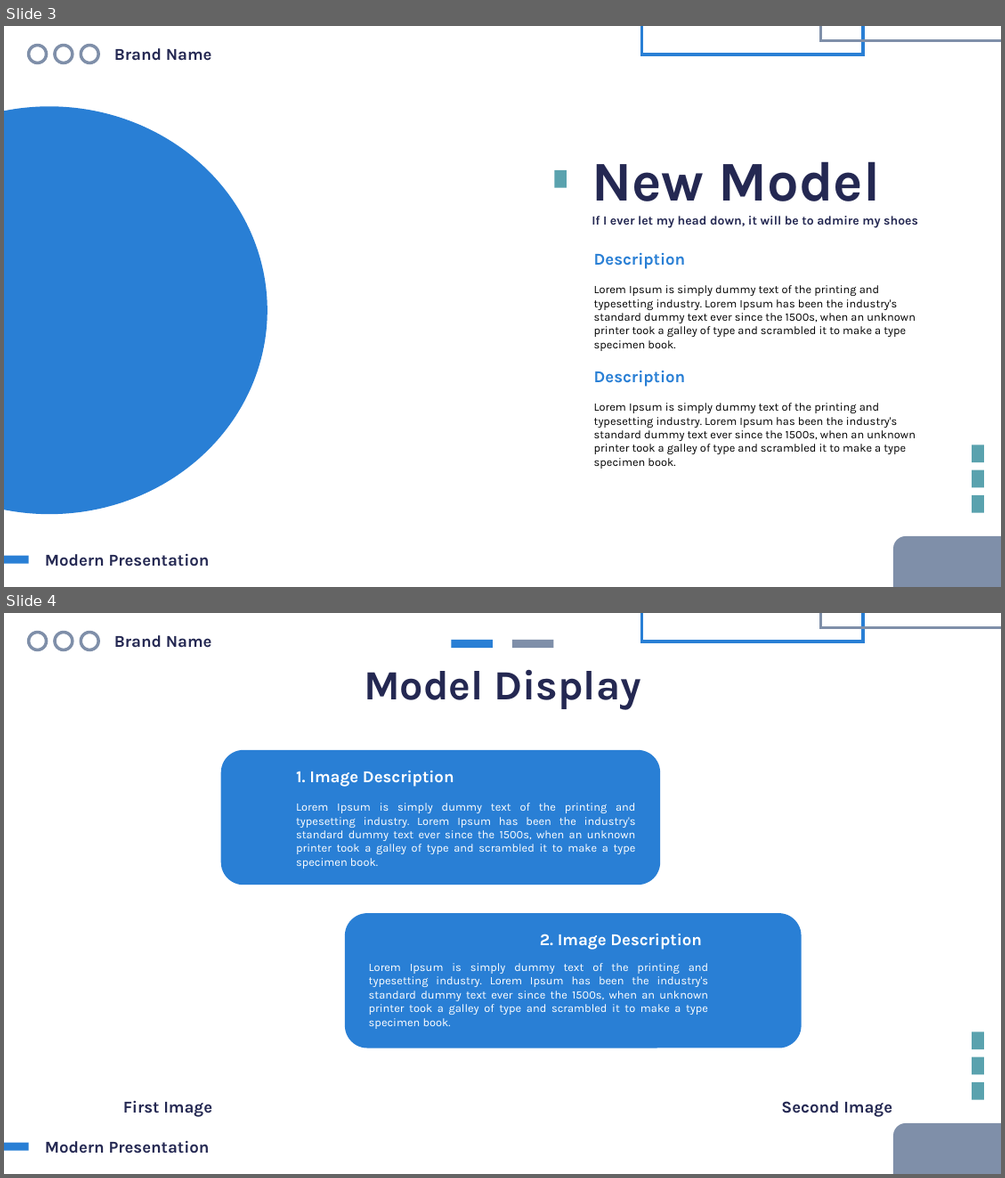
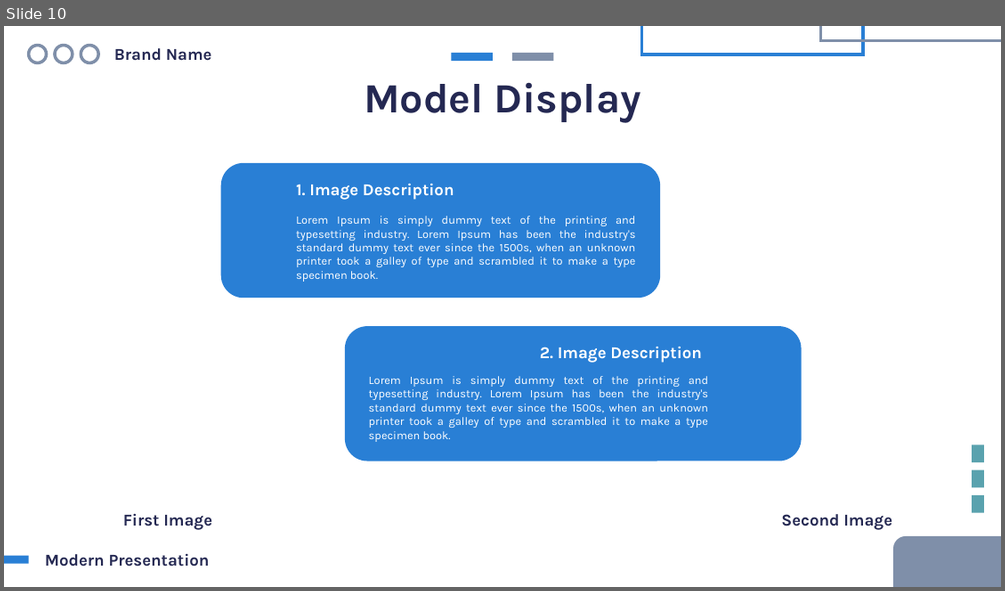
Before and after one commit to HoshiMeisa/Question-Drawing-System, a slide deck: ThesisDefense.pptx. Shown one above the other, each under a label of ours: slides 3 and 4 before the commit, slide 10 after it. The pictures are 1005x1178 and 1005x591 pixels, drawn with LibreOffice and Linux fonts; fonts in the diff are those of the drawing. Boxes give left, top, right and bottom in pixels: in the first picture for what was removed or moved away, otherwise in the second. Text is boxed around its words. In the diff, an @@ line names an element or a change of style, - is before the commit and + after.

```diff
--- a/ThesisDefense.pptx
+++ b/ThesisDefense.pptx
@@ slide 3 removed at box(4, 26, 1001, 587), background #FFFFFF @@
@@ ellipse removed at box(29, 46, 47, 63) @@
@@ ellipse removed at box(55, 46, 73, 63) @@
@@ ellipse removed at box(81, 46, 99, 63) @@
@@ text removed at box(114, 48, 212, 61) @@
-Brand Name
@@ rectangle removed at box(642, 26, 863, 54) @@
@@ rectangle removed at box(821, 26, 1001, 41) @@
@@ ellipse removed at box(4, 107, 267, 515) @@
@@ rectangle removed at box(554, 170, 566, 188) @@
@@ text removed at box(591, 161, 881, 201) @@
-New Model
@@ text removed at box(591, 216, 918, 228) @@
-If I ever let my head down, it will be to admire my shoes
@@ text removed at box(594, 253, 686, 269) @@
-Description
@@ text removed at box(594, 285, 915, 351) @@
-Lorem Ipsum is simply dummy text of the printing and typesetting industry. Lorem Ipsum has been the industry's standard dummy text ever since the 1500s, when an unknown printer took a galley of type and scrambled it to make a type specimen book.
@@ text removed at box(594, 370, 686, 386) @@
-Description
@@ text removed at box(594, 402, 915, 468) @@
-Lorem Ipsum is simply dummy text of the printing and typesetting industry. Lorem Ipsum has been the industry's standard dummy text ever since the 1500s, when an unknown printer took a galley of type and scrambled it to make a type specimen book.
@@ rectangle removed at box(971, 445, 984, 463) @@
@@ rectangle removed at box(971, 470, 984, 488) @@
@@ rectangle removed at box(971, 495, 984, 513) @@
@@ rectangle removed at box(4, 556, 28, 564) @@
@@ text removed at box(45, 554, 210, 566) @@
-Modern Presentation
@@ rounded rectangle removed at box(893, 536, 1001, 587) @@
@@ what was slide 4 is now slide 10 @@
```
Also in this commit, not shown: 1 slide changed, 8 slides added, 1 other slide removed, 6 other files.
